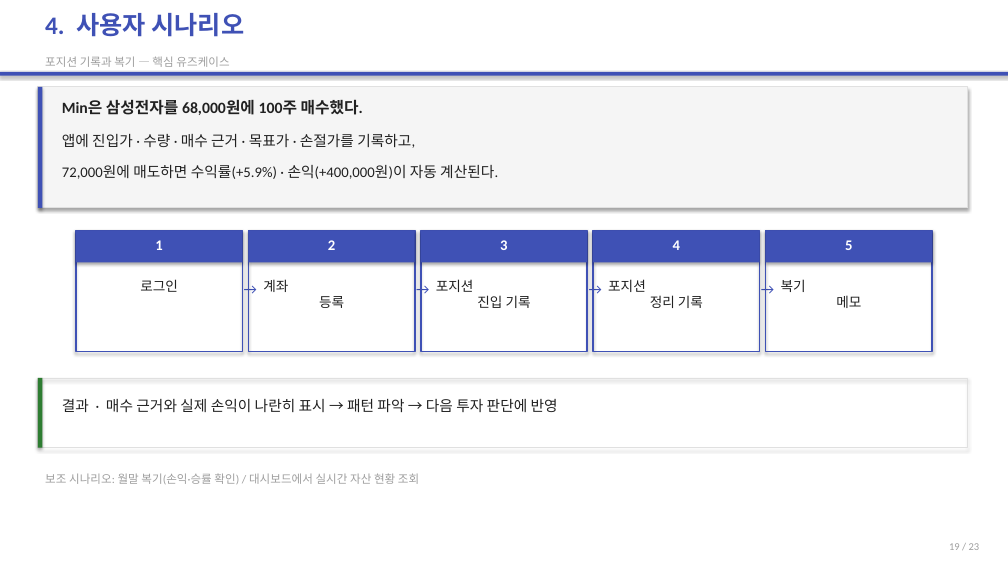
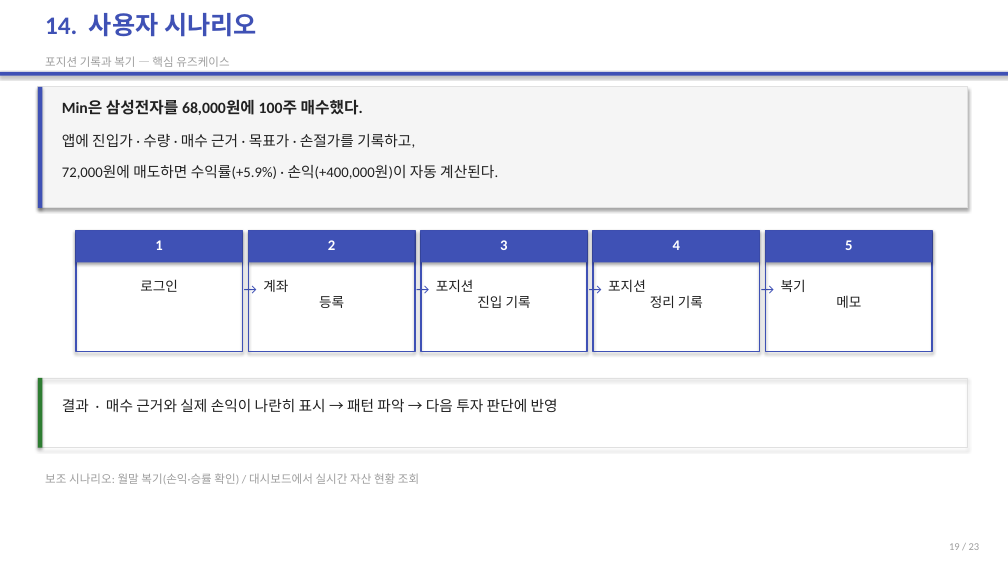
Before and after one commit to 2022136020/project_c, a slide deck: slide 19 of portfolio-tracker/presentation/portfolio-tracker-final.pptx. Drawn at 1008x567 pixels with LibreOffice and Linux fonts; fonts in the diff are those of the drawing. Boxes give left, top, right and bottom in pixels: in the first picture for what was removed or moved away, otherwise in the second. Text is boxed around its words. In the diff, an @@ line names an element or a change of style, - is before the commit and + after.

```diff
--- a/portfolio-tracker/presentation/portfolio-tracker-final.pptx
+++ b/portfolio-tracker/presentation/portfolio-tracker-final.pptx
@@ text at bbox=[45, 13, 257, 37]: text changed @@
-4. 사용자 시나리오
+14. 사용자 시나리오
```
Also in this commit, not shown: 13 other slides changed, 1 other file.
